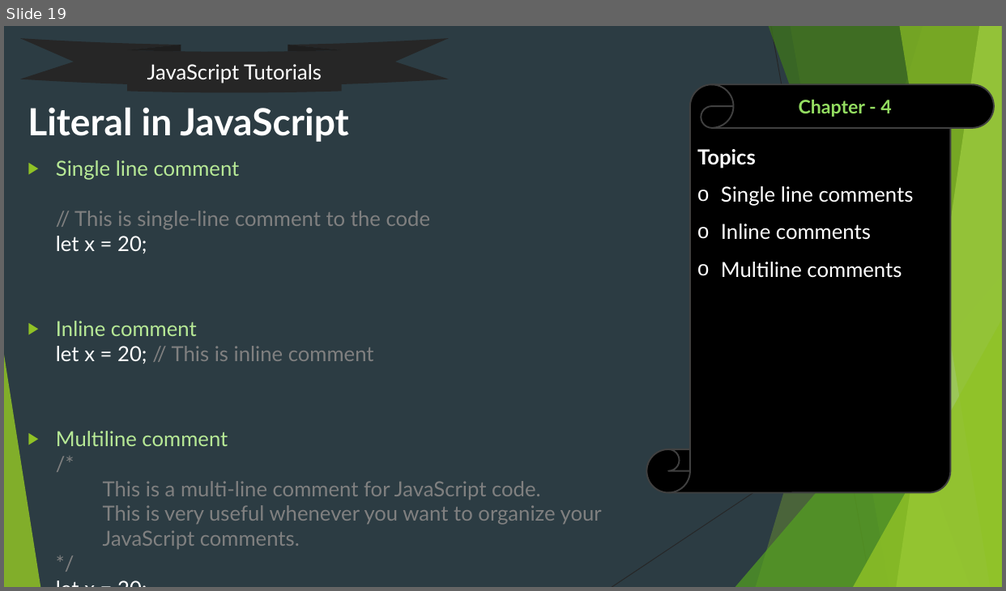
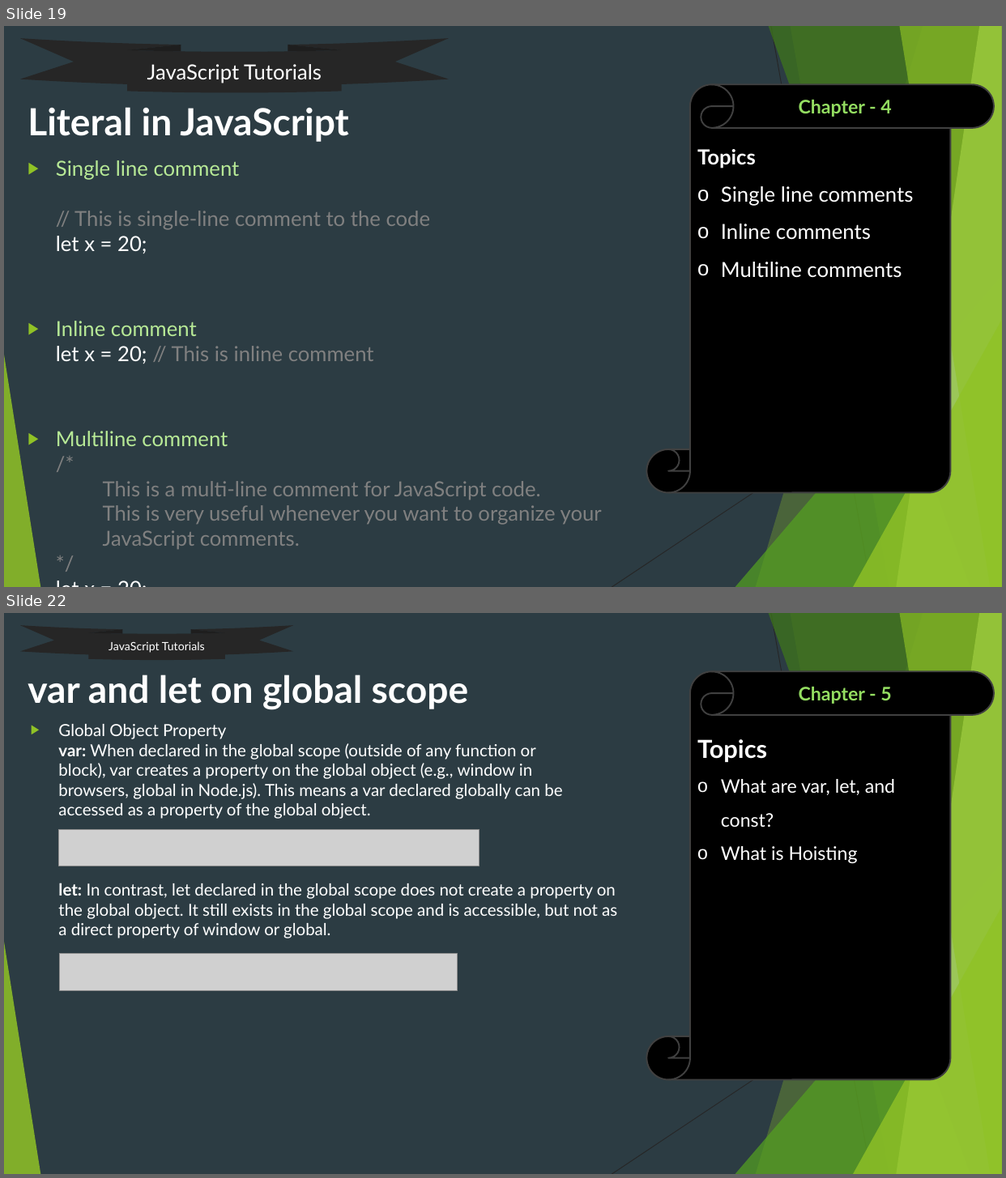
Before and after one commit to uidhtml/javascript-tutorials, a slide deck: Javascript Tutorials.pptx. Shown one above the other, each under a label of ours: slide 19 before the commit, slides 19 and 22 after it; the slides between them are not shown. The pictures are 1006x591 and 1006x1178 pixels, drawn with LibreOffice and Linux fonts; fonts in the diff are those of the drawing; grey boxes stand for pictures. Boxes give left, top, right and bottom in pixels: in the first picture for what was removed or moved away, otherwise in the second. Text is boxed around its words. In the diff, an @@ line names an element or a change of style, - is before the commit and + after.

Commit message:
Updated ppt to chapter 5

```diff
--- a/Javascript Tutorials.pptx
+++ b/Javascript Tutorials.pptx
@@ slide 22 added at [4, 613, 1002, 1174], background #2C3C43; not listed: 10 template elements that a slide beside it also shows @@
@@ ellipse ribbon added at [20, 625, 294, 659], fill #262626, 11 pt, text #FFFFFF @@
+JavaScript Tutorials
@@ title added at [27, 675, 469, 710], 36 pt, text #FFFFFF, bold @@
+var and let on global scope
@@ vertical scroll added at [647, 671, 995, 1080], fill #000000, outline #404040 1.5 pt, 18 pt, text #FFFFFF @@
+Topics
+o What are var, let, and const?
+o What is Hoisting
@@ text added at [799, 687, 891, 704], 18 pt, text #94DE61, bold @@
+Chapter - 5
@@ text added at [58, 724, 617, 939], 16 pt, text #FFFFFF @@
+▶ Global Object Property
+  var: When declared in the global scope (outside of any function or block), var creates a property on the global object (e.g., window in browsers, global in Node.js). This means a var declared globally can be accessed as a property of the global object.
+  let: In contrast, let declared in the global scope does not create a property on the global object. It still exists in the global scope and is accessible, but not as a direct property of window or global.
@@ picture added at [58, 829, 479, 866] @@
@@ picture added at [59, 954, 457, 991] @@
```
Also in this commit, not shown: 2 slides changed, 3 other slides added.
